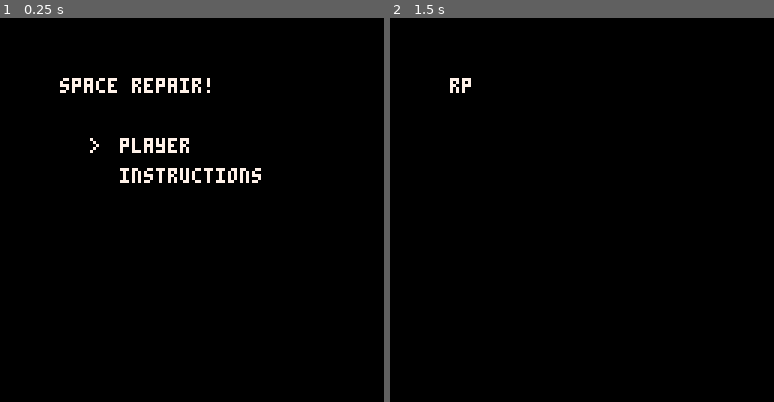
Above: before the commit, frames 1-2 (left to right).
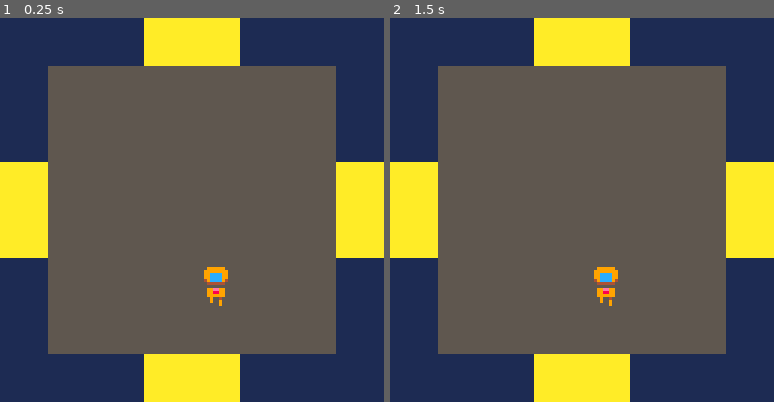
Above: after the commit, the same moments.

Repository: andrewgrewell/GGJ2020
Game: PICO-8 cartridge space_repair.p8
Two runs of this game, one before a commit and one after it. Both use one fixed random seed, a clock stepped at 60 frames per second and the inputs below.
Inputs:
- Up to frame 1 (0.25 s): no input
- Up to frame 2 (1.5 s): tap O (Z key) at 0.7 s

The runs differ from the first frame. In frame 1, 100% of the frame differs, in the area x 0-100%, y 0-100%; in frame 2, 100%.

Commit message:
drawing basic room

Diff:
--- a/space_repair.p8
+++ b/space_repair.p8
@@ -1,23 +1,38 @@
 pico-8 cartridge // http://www.pico-8.com
 version 18
---setup
 __lua__
 function _init()
-  title_loop()
-end
-
-function title_loop()
+  title_init()
+  rp_init()
+end
+
+function title_init()
   main_menu_init()
   _update=title_update
   _draw=title_draw
 end
 
-function rp_loop()
+function rp_init()
   _update=rp_update
   _draw=rp_draw
-end
-
-function inst_loop()
+  --debug rooms
+  tile_size = 16
+  wall_sprite = 130
+  floor_sprite = 128
+  door_sprite = 132
+  room_center_x = 64
+  room_center_y = 80
+  rooms = {
+   room(1, {2,3,nil,nil}),
+   room(2, {nil,nil,1,nil}),
+   room(3, {nil,nil,nil,1}),
+   room(4, {3,nil,nil,5}),
+   room(5, {nil,4,nil,nil}),
+  }
+  main_player = player(1)
+end
+
+function inst_init()
   _update=inst_update
   _draw=inst_draw
 end
@@ -167,9 +182,11 @@
 
 -->8
 --rooms
-function room(init)
+function room(id, neighbors, components)
  local r=init or {
-  --set props
+  id = id,
+  neighbors = neighbors,
+  components = components
  }
 
  function r:new(o)
@@ -184,11 +201,98 @@
  end
 
  function r:draw()
- --draw
+  self:draw_base()
+ end
+
+ function r:draw_base()
+  --debug draw floor
+  local door_start = tile_size * 3
+  local door_end = door_start + tile_size
+  for yy = 0, 128, tile_size do
+   local y = yy
+   for xx = 0, 128, tile_size do
+    local x = xx
+    --print(x..", "..y, x, y)
+    local is_hor_door = x >= door_start and x <= door_end
+    local is_vert_door = y >= door_start and y <= door_end
+    local is_top = y == 0
+    local is_bottom = y == 128 - tile_size
+    local is_left = x == 0
+    local is_right = x == 128 - tile_size
+    local is_component = false --todo component positions
+    local sprite_to_draw = nil
+    --todo doors
+    --top-left
+    if (is_top and is_left) then sprite_to_draw = wall_sprite
+    --top-doors
+    elseif (is_top and is_hor_door) then sprite_to_draw = door_sprite
+    --top
+    elseif (is_top) then sprite_to_draw = wall_sprite
+    --top-right
+    elseif (is_top and is_right) then sprite_to_draw = wall_sprite
+    --right-doors
+    elseif (is_right and is_vert_door) then sprite_to_draw = door_sprite
+    --right
+    elseif (is_right) then sprite_to_draw = wall_sprite
+    --bottom-right
+    elseif (is_right and is_bottom) then sprite_to_draw = wall_sprite
+    --bottom-doors
+    elseif (is_bottom and is_hor_door) then sprite_to_draw = door_sprite
+    --bottom
+    elseif (is_bottom) then sprite_to_draw = wall_sprite
+    --bottom-left
+    elseif (is_bottom and is_left) then sprite_to_draw = wall_sprite
+    --left-doors
+    elseif (is_left and is_vert_door) then sprite_to_draw = door_sprite
+    --left
+    elseif (is_left) then sprite_to_draw = wall_sprite
+    -- component
+    -- floor
+    else sprite_to_draw = floor_sprite
+    end
+    -- draw the tile
+    spr(sprite_to_draw, x, y, 2, 2)
+   end
+  end
  end
 
  return r:new(nil)
 end
+
+-->8
+--player
+function player(room_index)
+ local p = {
+  room_index = room_index,
+  x = room_center_x,
+  y = room_center_y,
+  leaving_room = false
+ }
+
+ function p:new()
+  local o = {}
+  setmetatable(o,self)
+  self.__index=self
+  return o
+ end
+
+ function p:update()
+ --update
+ --todo kick off exit coroutine if need be
+ end
+
+ function p:draw()
+ 	--only draw if in room
+  if (self.room_index == nil)
+  then return nil
+  end
+  spr(0,self.x, self.y, 2, 2)
+ end
+
+ return p:new(nil)
+end
+--end-player
+
 -->8
 --components
 function component(init)
@@ -237,7 +341,10 @@
 
 function rp_draw()
  cls()
- print("rp",20,20,7)
+ if (main_player.room_index)
+ then rooms[main_player.room_index]:draw()
+ end
+ main_player:draw()
 end
 
 function inst_draw()
@@ -245,9 +352,85 @@
  print("inst",20,20,7)
 end
 
-…(6 lines of a section not shown)…
+--
+…(81 lines of a section not shown)…
Not shown, changed: 78 lines of the sprite sheet (__gfx__) section of space_repair.p8
